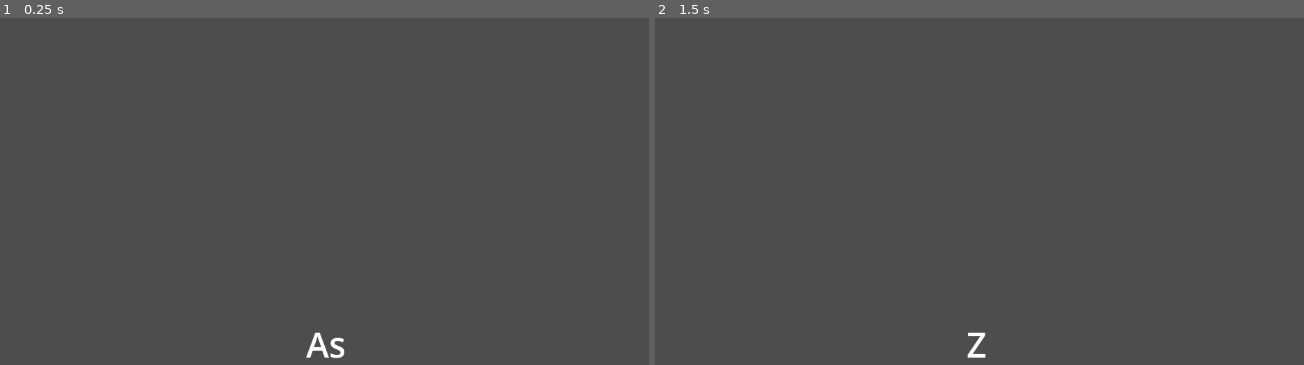
Above: before the commit, frames 1-2 (left to right).
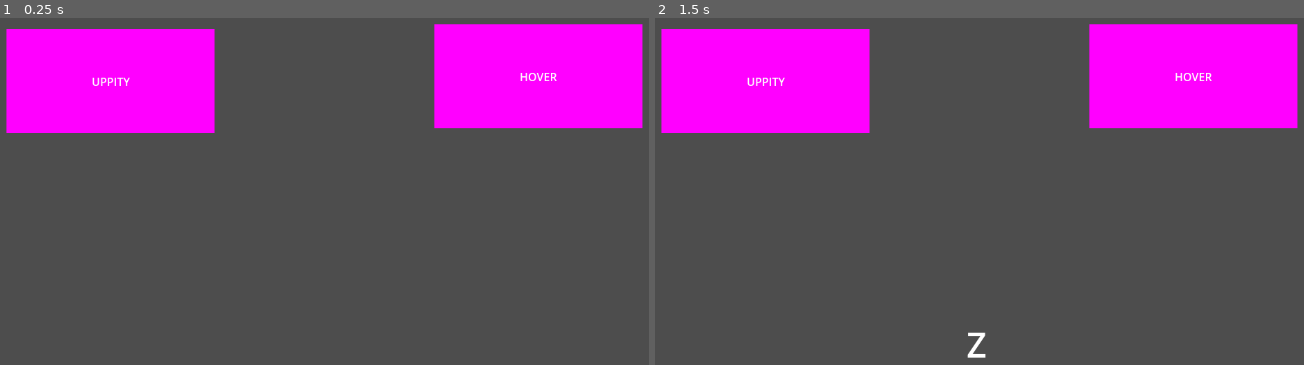
Above: after the commit, the same moments.

Repository: mayurdw/brackeys-25.1-game-jam
Game: Godot game, scene res://scenes/manager.tscn
Two runs of this game, one before a commit and one after it. Both use one fixed random seed, a clock stepped at 60 frames per second and the inputs below. The project has no main scene, so this scene is started directly.
Inputs:
- Up to frame 1 (0.25 s): no input
- Up to frame 2 (1.5 s): tap Enter at 0.5 s; tap Z at 0.6, 1.35 s; tap Space at 1.25 s; hold A from 1.28 s (still down)

The runs differ from the first frame. In frame 1, 20% of the frame differs, in the area x 0-100%, y 1-98%; in frame 2, 19%.

Commit message:
EOD 1: Box Sprite

Diff:
--- a/scenes/lettered_box.tscn
+++ b/scenes/lettered_box.tscn
@@ -1,6 +1,44 @@
-[gd_scene load_steps=2 format=3 uid="uid://ly61qc1fvdrj"]
+[gd_scene load_steps=4 format=3 uid="uid://ly61qc1fvdrj"]
 
 [ext_resource type="Script" path="res://scripts/lettered_box.gd" id="1_penfu"]
 
+[sub_resource type="PlaceholderTexture2D" id="PlaceholderTexture2D_0vntv"]
+
+[sub_resource type="LabelSettings" id="LabelSettings_k3ih0"]
+
 [node name="Lettered Box" type="Node2D"]
 script = ExtResource("1_penfu")
+
+[node name="Sprite2D" type="Sprite2D" parent="."]
+position = Vector2(153, 74)
+texture = SubResource("PlaceholderTexture2D_0vntv")
+region_enabled = true
+region_rect = Rect2(0, 0, 300, 150)
+
+[node name="Control" type="Control" parent="Sprite2D"]
+layout_mode = 3
+anchors_preset = 15
+anchor_right = 1.0
+anchor_bottom = 1.0
+offset_left = -150.0
+offset_top = -75.0
+offset_right = -150.0
+offset_bottom = -75.0
+grow_horizontal = 2
+grow_vertical = 2
+
+[node name="Label" type="Label" parent="Sprite2D/Control"]
+layout_mode = 1
+anchors_preset = 8
+anchor_left = 0.5
+anchor_top = 0.5
+anchor_right = 0.5
+anchor_bottom = 0.5
+offset_left = -20.0
+offset_top = -11.5
+offset_right = 20.0
+offset_bottom = 11.5
+grow_horizontal = 2
+grow_vertical = 2
+text = "Test"
+label_settings = SubResource("LabelSettings_k3ih0")
--- a/scenes/manager.tscn
+++ b/scenes/manager.tscn
@@ -10,9 +10,11 @@
 [node name="Boxes Parent" type="Node2D" parent="."]
 
 [node name="Lettered Box" parent="Boxes Parent" instance=ExtResource("2_a8pkj")]
+position = Vector2(730, 153)
 box_word = "HOVER"
 
 [node name="Lettered Box2" parent="Boxes Parent" instance=ExtResource("2_a8pkj")]
+position = Vector2(113, 160)
 box_word = "UPPITY"
 
 [node name="Control" type="Control" parent="."]
--- a/scenes/typed_letter.tscn
+++ b/scenes/typed_letter.tscn
@@ -26,5 +26,4 @@
 offset_right = 20.0
 grow_horizontal = 2
 grow_vertical = 0
-text = "As"
 label_settings = SubResource("LabelSettings_jbyli")
--- a/scripts/lettered_box.gd
+++ b/scripts/lettered_box.gd
@@ -1,6 +1,10 @@
 class_name Box extends Node2D
 
 @export var box_word: String
+@onready var label: Label = $Sprite2D/Control/Label
+
+func _ready() -> void:
+	label.text = box_word
 
 func word_typed () -> void:
 	queue_free ()
